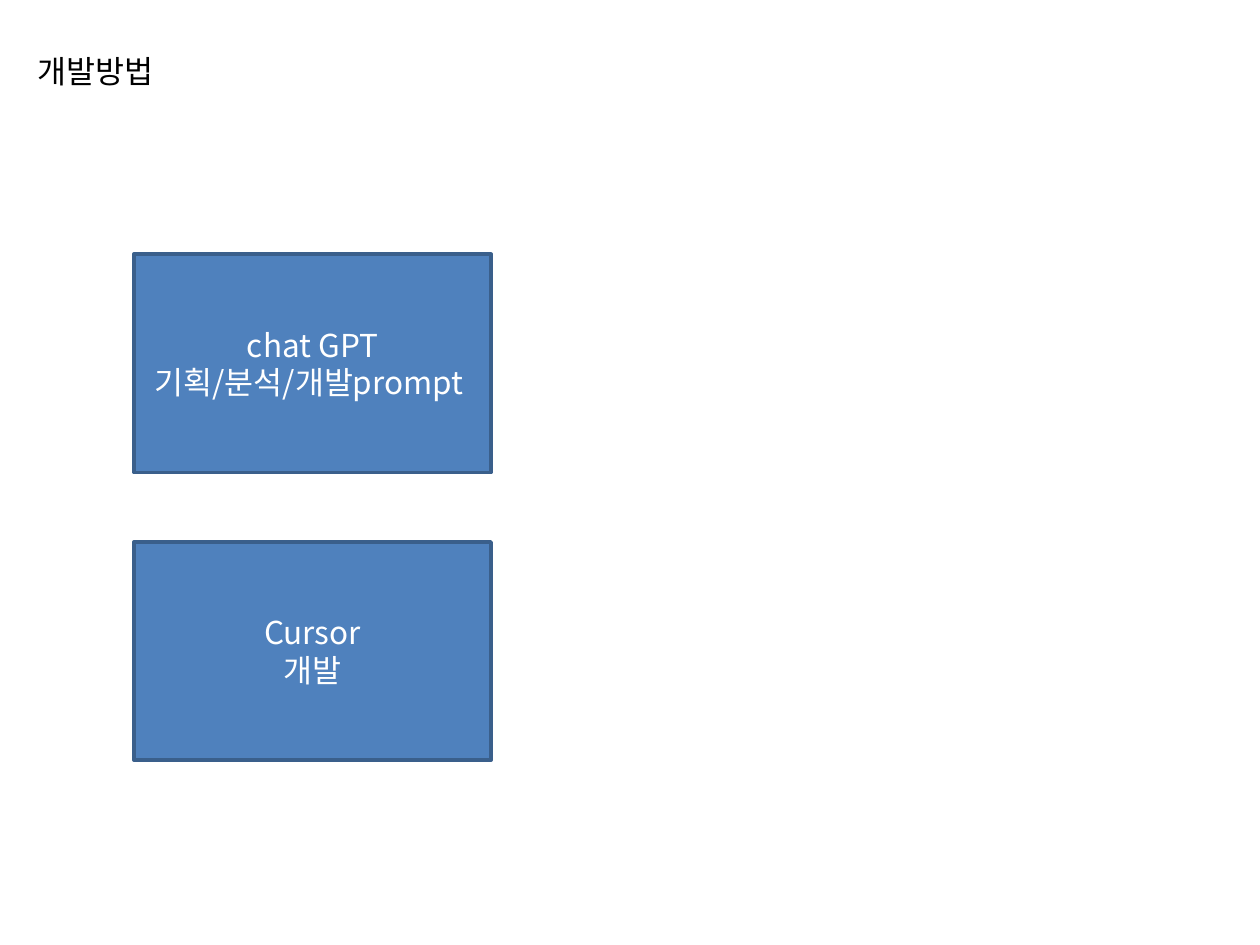
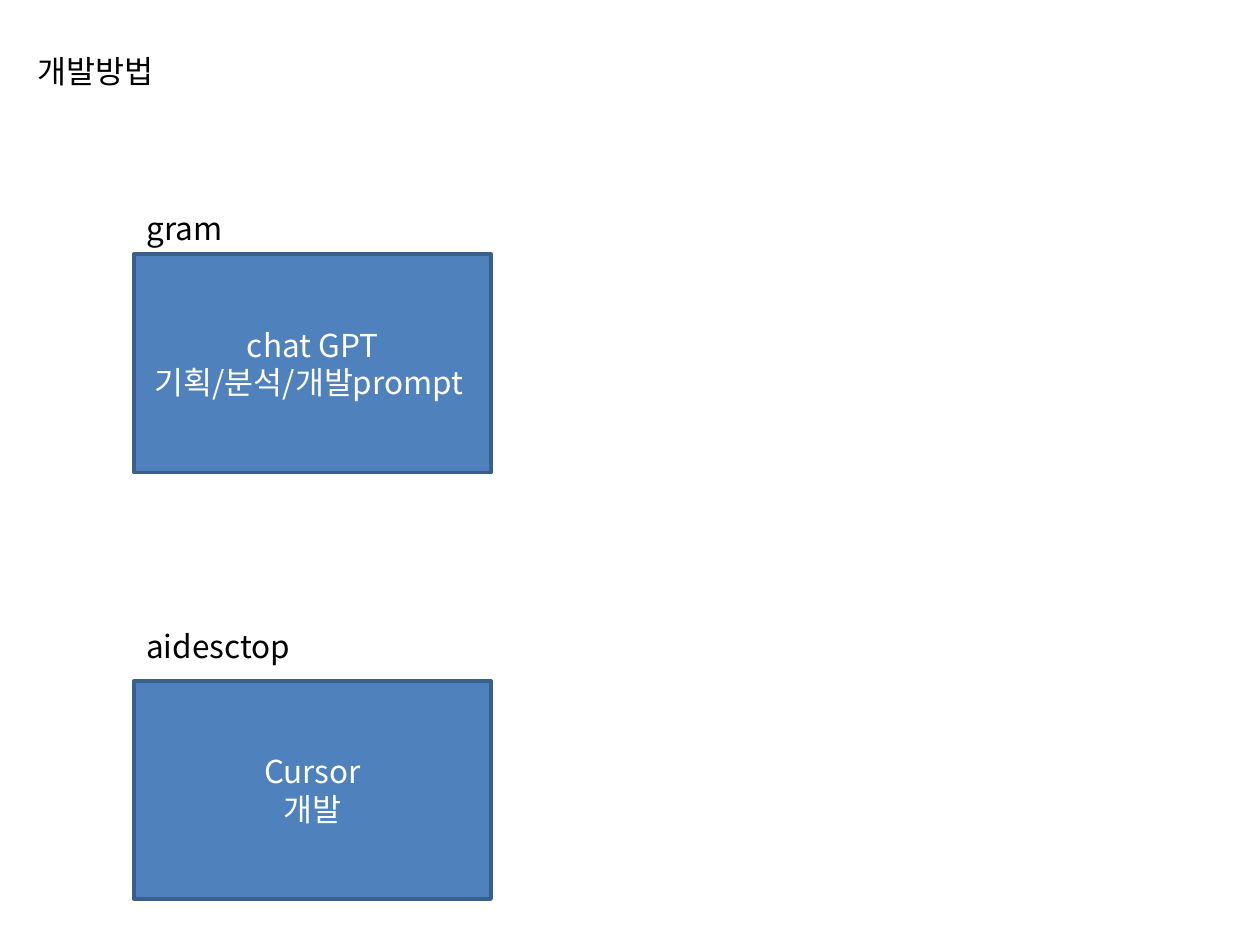
Before and after one commit to oksusoo1/homepageDev, a slide deck: slide 4 of My-plaform기획2.pptx (slide 3 before the commit). Drawn at 1260x945 pixels with LibreOffice and Linux fonts; fonts in the diff are those of the drawing. Boxes give left, top, right and bottom in pixels: in the first picture for what was removed or moved away, otherwise in the second. Text is boxed around its words. In the diff, an @@ line names an element or a change of style, - is before the commit and + after.

```diff
--- a/My-plaform기획2.pptx
+++ b/My-plaform기획2.pptx
@@ text added at bbox=[146, 222, 222, 248], 18 pt, text #000000 @@
+gram
@@ text added at bbox=[146, 633, 290, 666], 18 pt, text #000000 @@
+aidesctop
@@ rectangle "Cursor": place and size @@
-rectangle "Cursor" at bbox=[134, 542, 490, 760]
+rectangle "Cursor" at bbox=[134, 680, 490, 898]
```
Also in this commit, not shown: 1 slide added, 23 other files.
